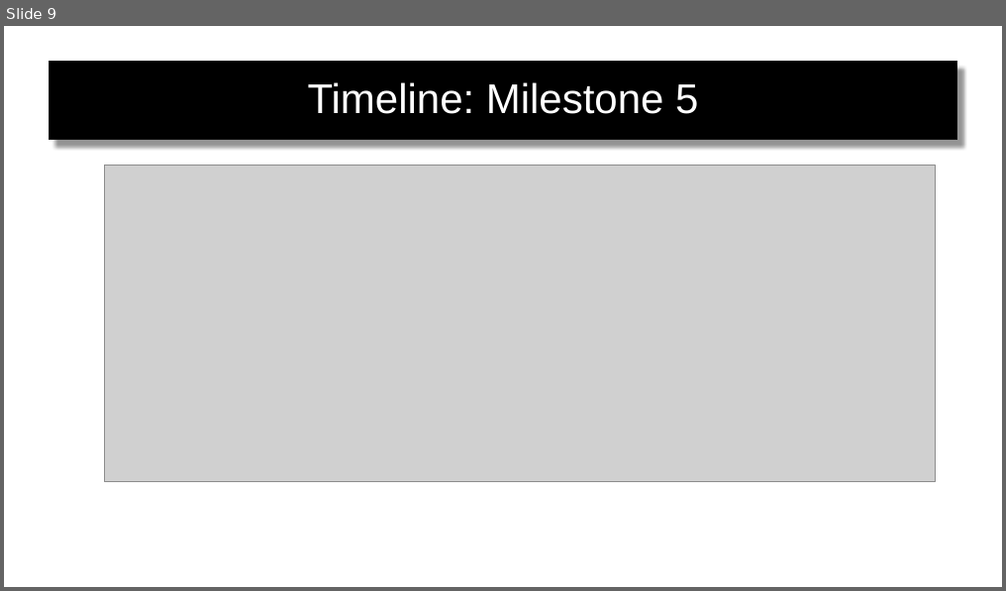
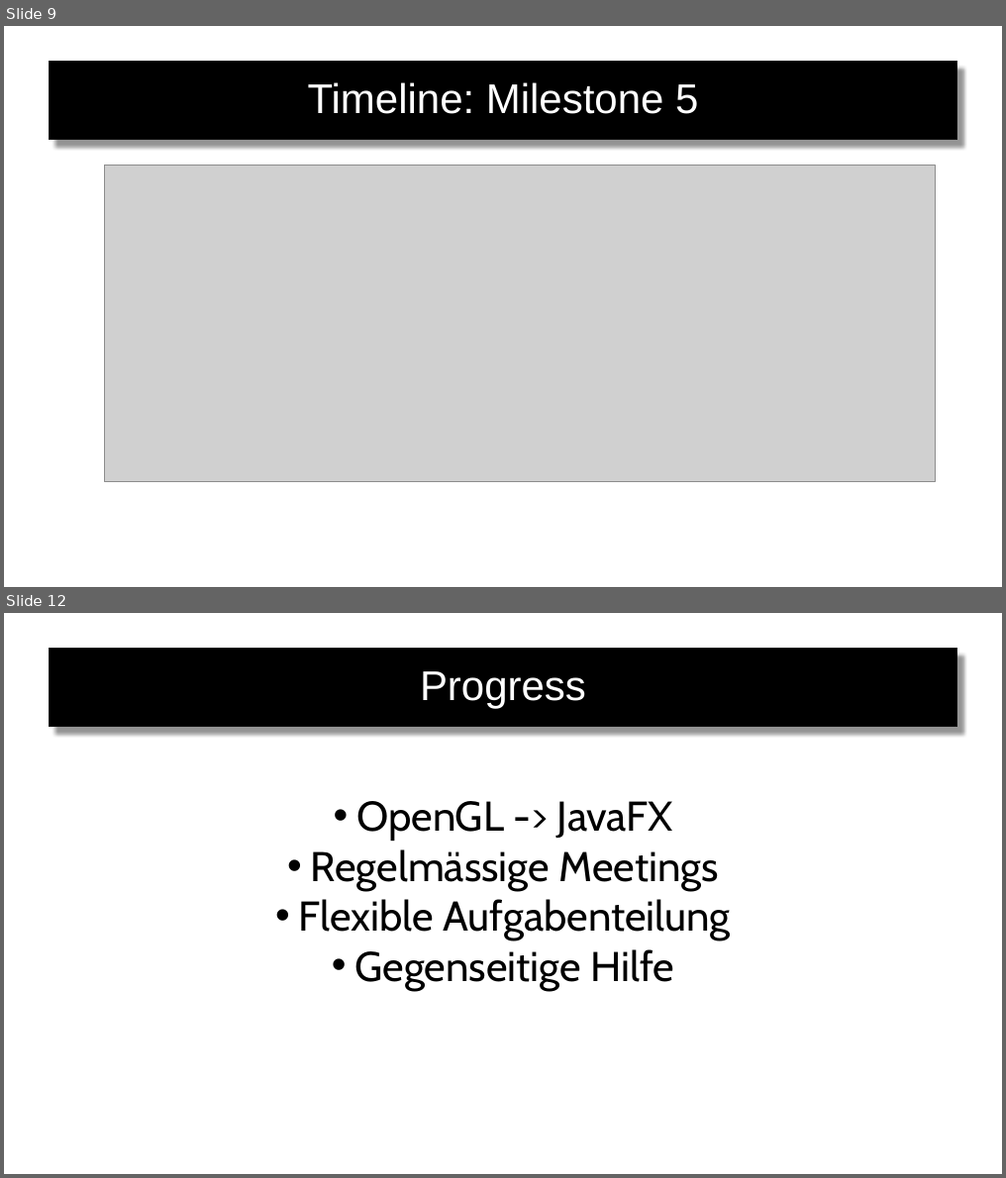
Before and after one commit to verifizieren/iGOAT, a slide deck: Presentation/Gruppe10(Präsentation2) .pptx. Shown one above the other, each under a label of ours: slide 9 before the commit, slides 9 and 12 after it; the slides between them are not shown. The pictures are 1006x591 and 1006x1178 pixels, drawn with LibreOffice and Linux fonts; fonts in the diff are those of the drawing; grey boxes stand for pictures; background and template pictures are left out. Boxes give left, top, right and bottom in pixels: in the first picture for what was removed or moved away, otherwise in the second. Text is boxed around its words. In the diff, an @@ line names an element or a change of style, - is before the commit and + after.

```diff
--- a/Presentation/Gruppe10(Präsentation2) .pptx
+++ b/Presentation/Gruppe10(Präsentation2) .pptx
@@ slide 12 added at [4, 613, 1002, 1174], background #FFFFFF @@
@@ rectangle added at [50, 649, 957, 726], fill #000000, outline #0D0D0D 0.75 pt, 40 pt, text #FFFFFF @@
+Progress
@@ text added at [299, 801, 731, 991], 40 pt, text #000000 @@
+• OpenGL -> JavaFX
+• Regelmässige Meetings
+• Flexible Aufgabenteilung
+• Gegenseitige Hilfe
```
Also in this commit, not shown: 5 other slides added, 1 other file.
